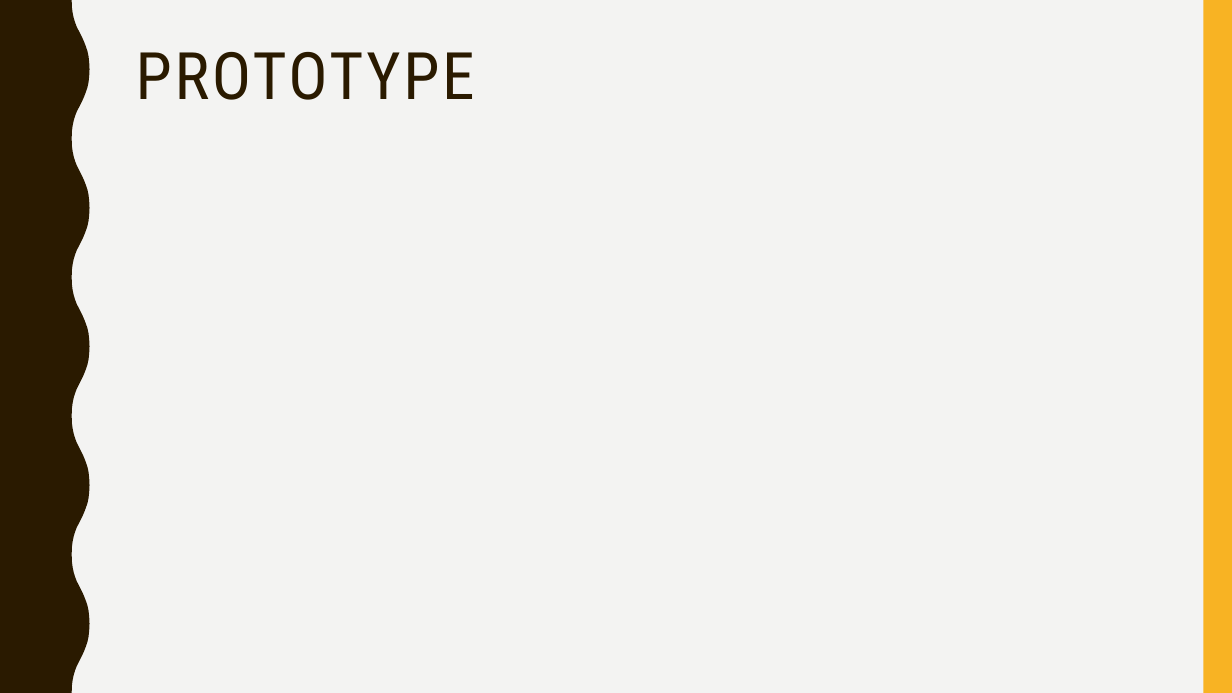
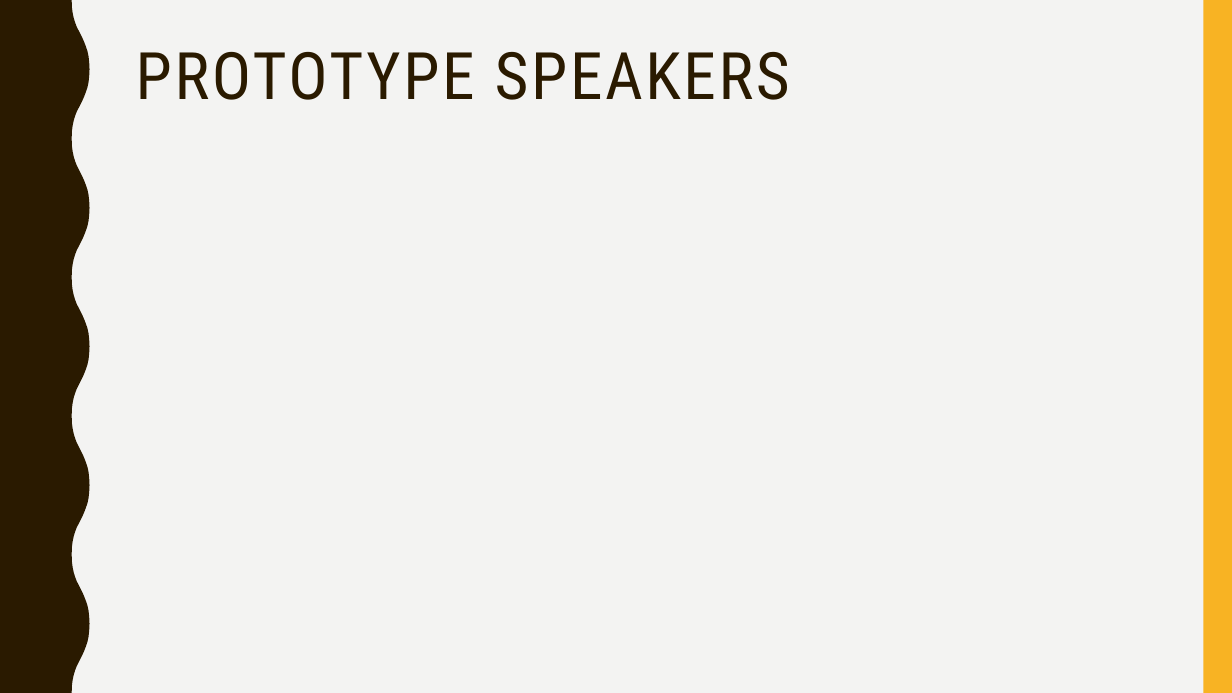
Before and after one commit to vives-project-xp/Taxi, a slide deck: slide 4 of School presentatie/Escape_room_taxi_projectxp.pptx (slide 3 before the commit). Drawn at 1232x693 pixels with LibreOffice and Linux fonts; fonts in the diff are those of the drawing. Boxes give left, top, right and bottom in pixels: in the first picture for what was removed or moved away, otherwise in the second. Text is boxed around its words. In the diff, an @@ line names an element or a change of style, - is before the commit and + after.

Commit message:
ppt

```diff
--- a/School presentatie/Escape_room_taxi_projectxp.pptx
+++ b/School presentatie/Escape_room_taxi_projectxp.pptx
@@ title at <box>136,52,790,100</box>: text changed @@
-PROTOTYPE
+PROTOTYPE SPEAKERS
```
Also in this commit, not shown: 1 slide added, 2 slides removed.
